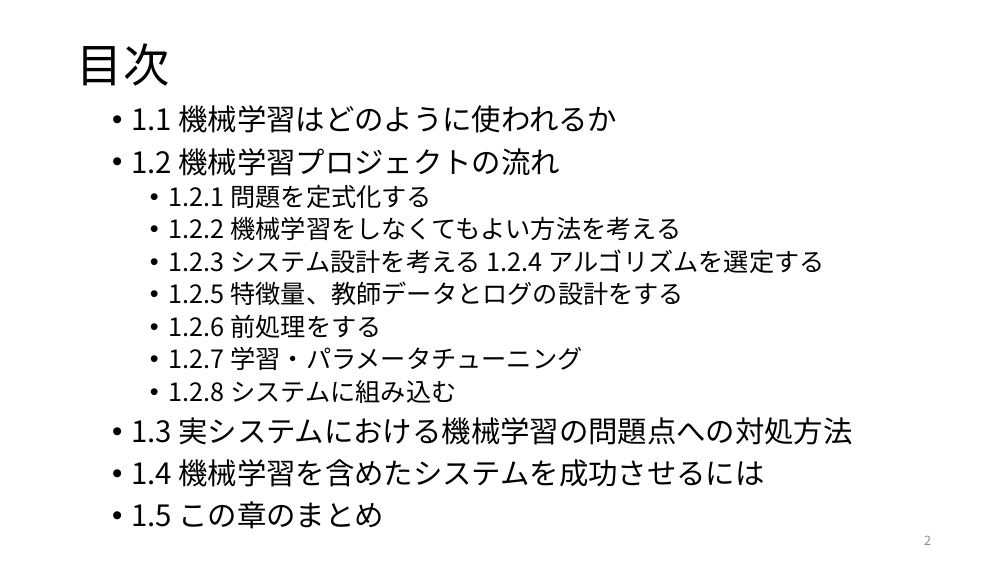
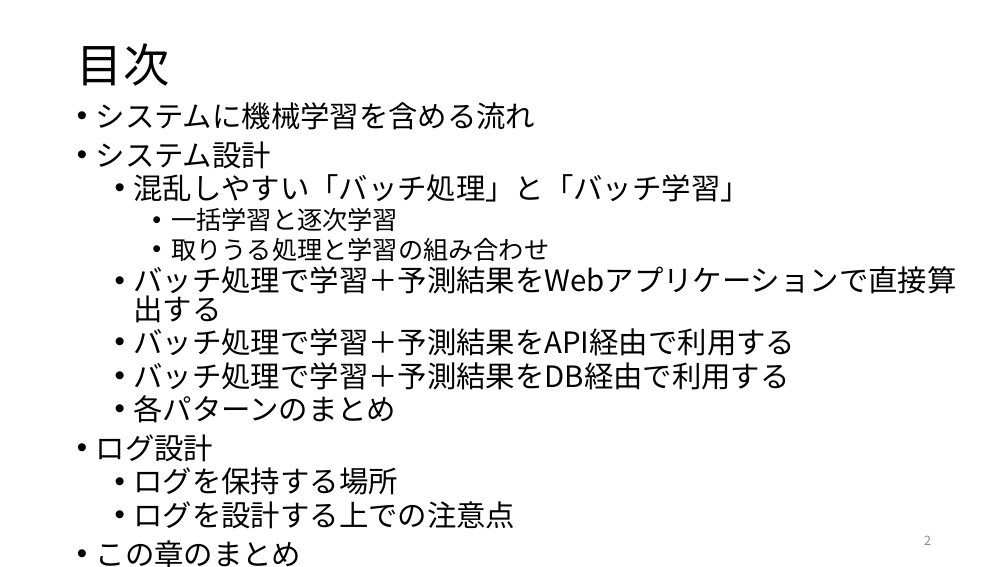
Before and after one commit to ryosuke-ku/Rinko, a slide deck: slide 2 of 仕事ではじめる機械学習第4章.pptx. Drawn at 1008x567 pixels with LibreOffice and Linux fonts; fonts in the diff are those of the drawing. Boxes give left, top, right and bottom in pixels: in the first picture for what was removed or moved away, otherwise in the second. Text is boxed around its words. In the diff, an @@ line names an element or a change of style, - is before the commit and + after.

```diff
--- a/仕事ではじめる機械学習第4章.pptx
+++ b/仕事ではじめる機械学習第4章.pptx
@@ text at bbox=[96, 102, 957, 529]: text changed; size 24 to 28 pt @@
-• 1.1 機械学習はどのように使われるか
-• 1.2 機械学習プロジェクトの流れ
-  • 1.2.1 問題を定式化する
-  • 1.2.2 機械学習をしなくてもよい方法を考える
-  • 1.2.3 システム設計を考える 1.2.4 アルゴリズムを選定する
-  • 1.2.5 特徴量、教師データとログの設計をする
-  • 1.2.6 前処理をする
-  • 1.2.7 学習・パラメータチューニング
-  • 1.2.8 システムに組み込む
-• 1.3 実システムにおける機械学習の問題点への対処方法
-• 1.4 機械学習を含めたシステムを成功させるには
-• 1.5 この章のまとめ
+• システムに機械学習を含める流れ
+• システム設計
+  • 混乱しやすい「バッチ処理」と「バッチ学習」
+    • 一括学習と逐次学習
+    • 取りうる処理と学習の組み合わせ
+  • バッチ処理で学習＋予測結果をWebアプリケーションで直接算出する
+  • バッチ処理で学習＋予測結果をAPI経由で利用する
+  • バッチ処理で学習＋予測結果をDB経由で利用する
+  • 各パターンのまとめ
+• ログ設計
+  • ログを保持する場所
+  • ログを設計する上での注意点
+• この章のまとめ
```
Also in this commit, not shown: 20 other slides changed, 3 other files.
